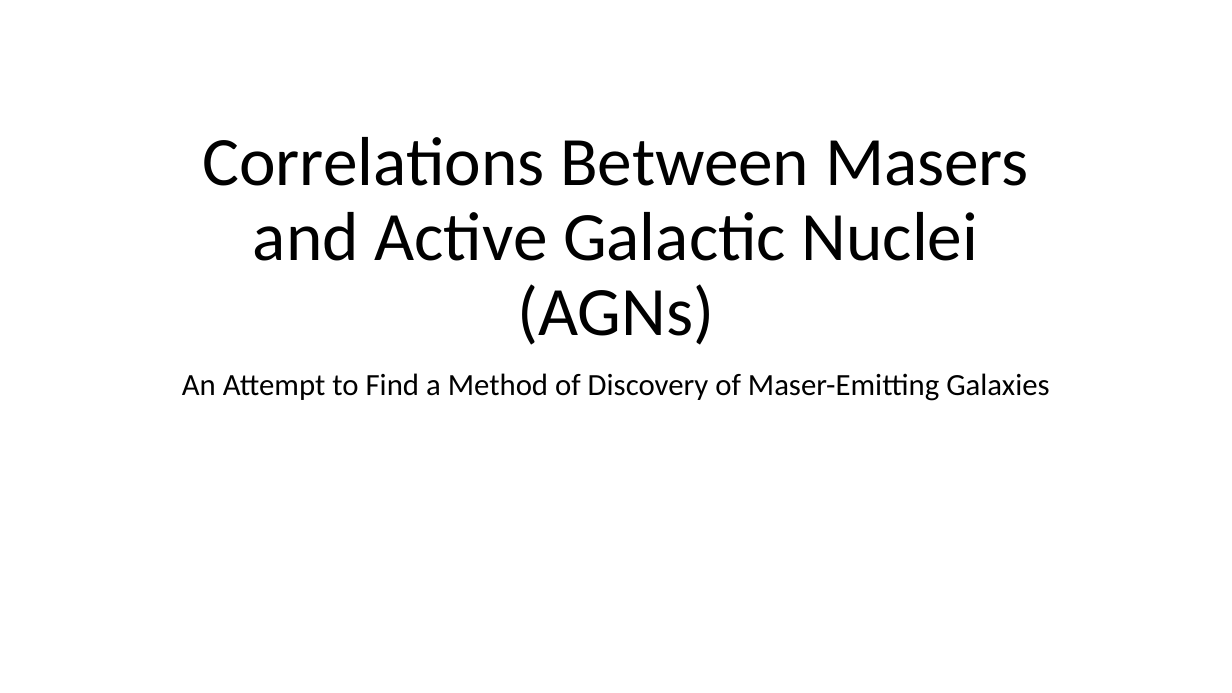
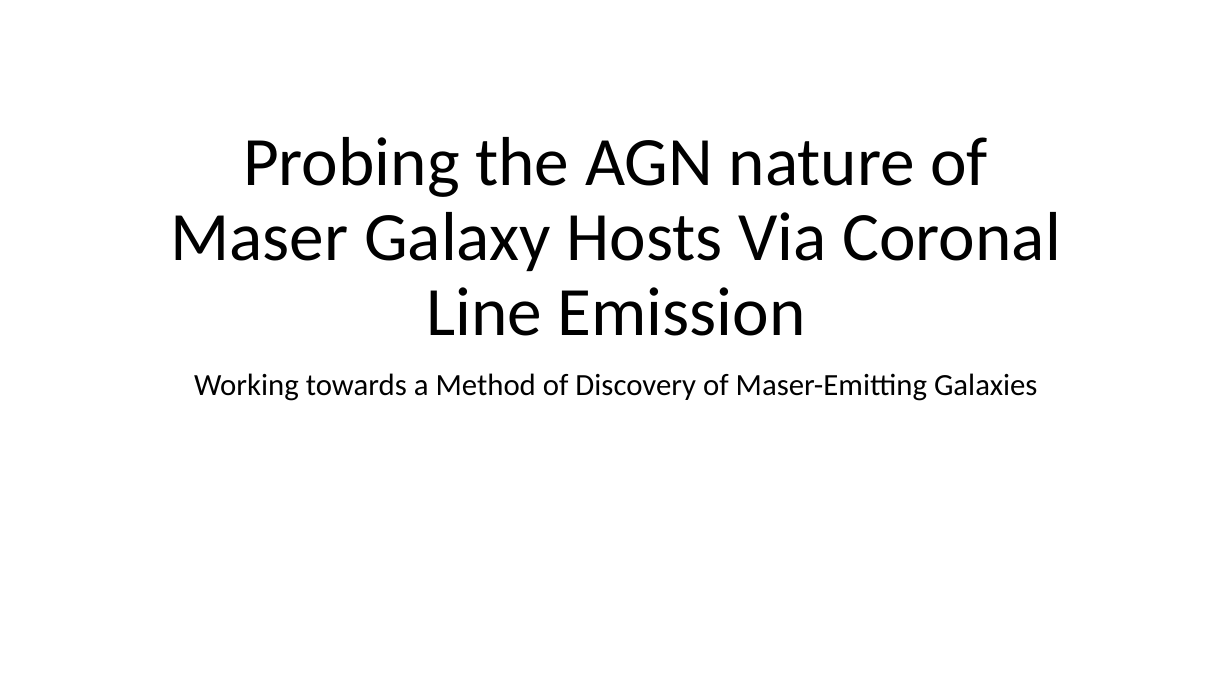
Before and after one commit to MaserResearchConstax23/summer23notes, a slide deck: slide 1 of Results_presentation.pptx. Drawn at 1232x693 pixels with LibreOffice and Linux fonts; fonts in the diff are those of the drawing. Boxes give left, top, right and bottom in pixels: in the first picture for what was removed or moved away, otherwise in the second. Text is boxed around its words. In the diff, an @@ line names an element or a change of style, - is before the commit and + after.

```diff
--- a/Results_presentation.pptx
+++ b/Results_presentation.pptx
@@ title at <box>171,137,1061,336</box>: text changed @@
-Correlations Between Masers and Active Galactic Nuclei (AGNs)
+Probing the AGN nature of Maser Galaxy Hosts Via Coronal Line Emission
@@ subtitle at <box>194,373,1037,401</box>: text changed @@
-An Attempt to Find a Method of Discovery of Maser-Emitting Galaxies
+Working towards a Method of Discovery of Maser-Emitting Galaxies
```
Also in this commit, not shown: 8 other files.
